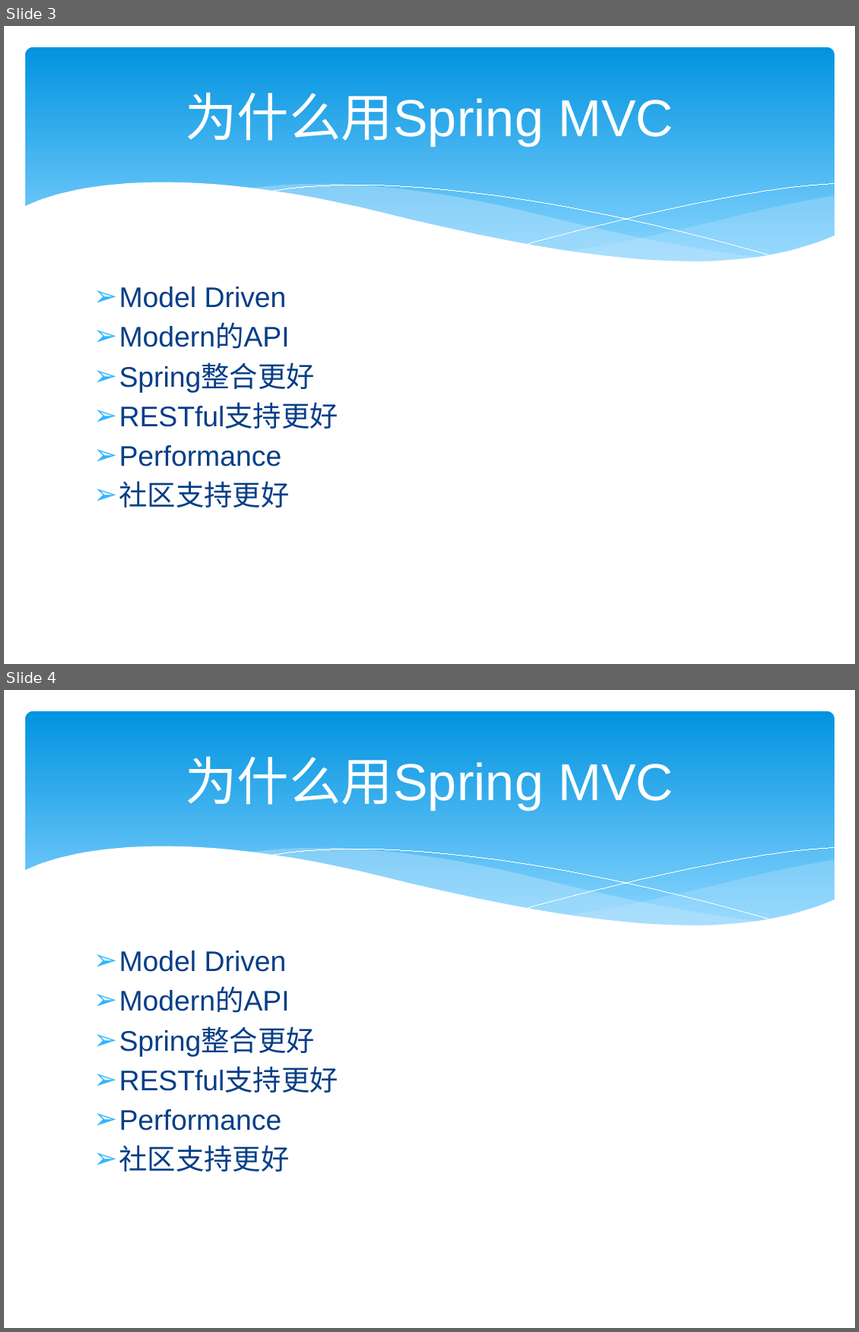
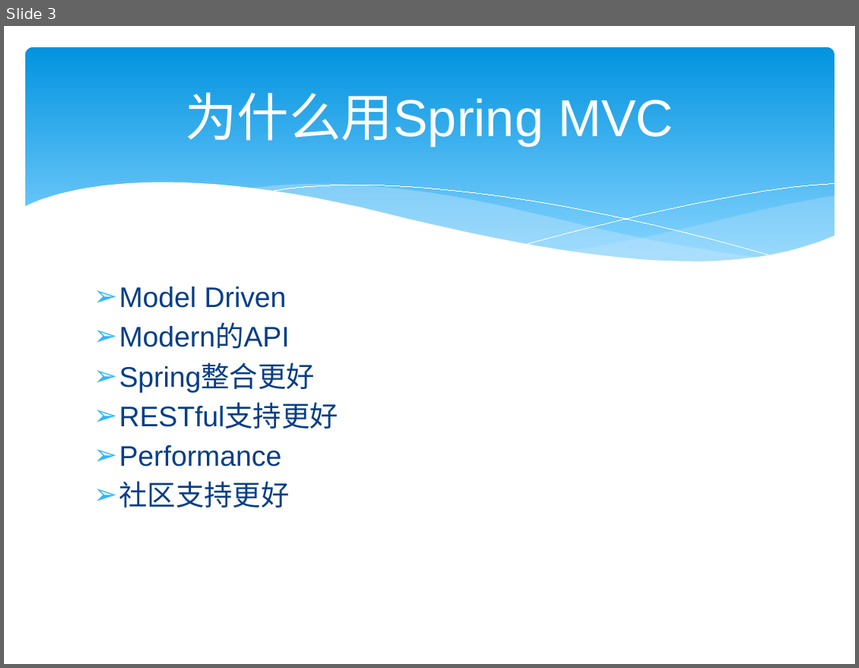
Before and after one commit to zjumty/spring-mvc-showcase, a slide deck: SpringMVC3.pptx. Shown one above the other, each under a label of ours: slides 3 and 4 before the commit, slide 3 after it. The pictures are 859x1332 and 859x668 pixels, drawn with LibreOffice and Linux fonts; fonts in the diff are those of the drawing. Boxes give left, top, right and bottom in pixels: in the first picture for what was removed or moved away, otherwise in the second. Text is boxed around its words. In the diff, an @@ line names an element or a change of style, - is before the commit and + after.

```diff
--- a/SpringMVC3.pptx
+++ b/SpringMVC3.pptx
@@ slide 4 removed at [4,690,855,1328], background #FFFFFF; not listed: 6 template elements that a slide beside it also shows @@
@@ title removed at [185,756,674,812] @@
-为什么用Spring MVC
@@ text removed at [120,951,338,1172] @@
-➢ Model Driven
-➢ Modern的API
-➢ Spring整合更好
-➢ RESTful支持更好
-➢ Performance
-➢ 社区支持更好
```
Also in this commit, not shown: 2 slides added.
